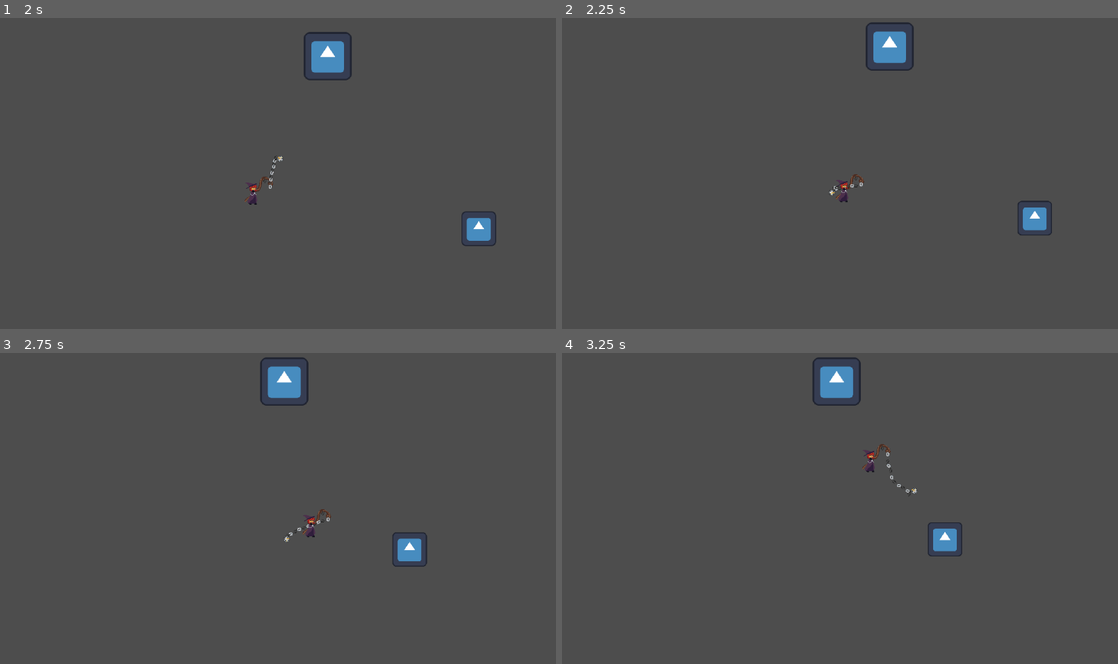
Above: before the commit, frames 1-4 (two rows, left to right).
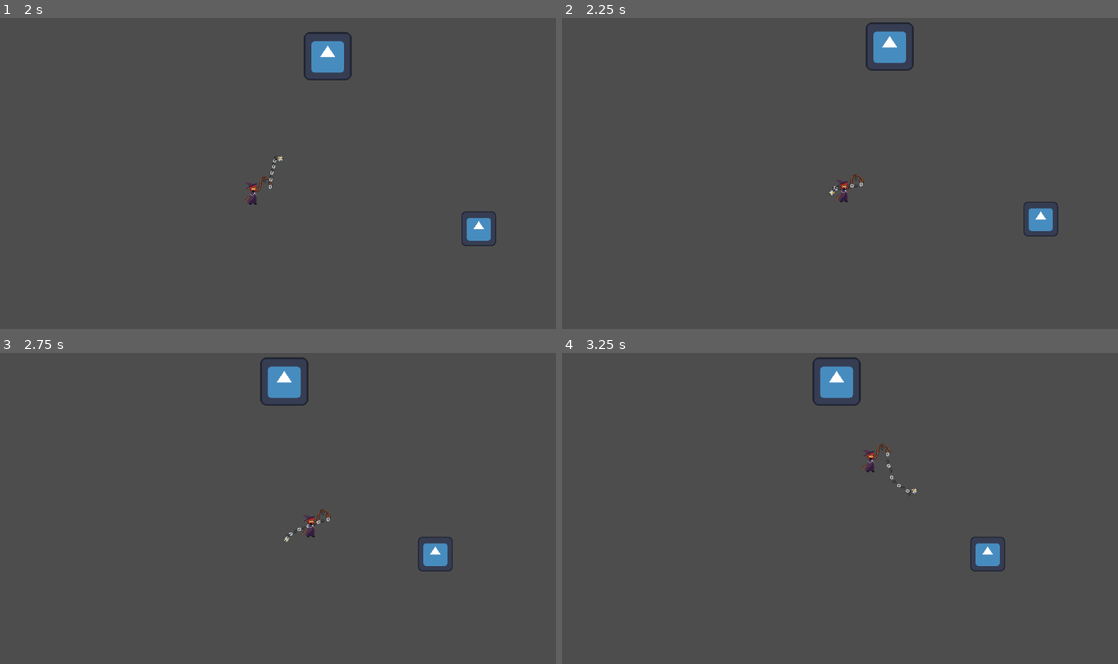
Above: after the commit, the same moments.

Repository: CplCanuck/mru-hacks-2025
Game: Godot game, scene res://Scenes/player_test.tscn
The game is run twice, just before and just after one commit, with the same random seed, the same clock (stepped at 60 frames per second) and the same inputs. This scene is started directly instead of the project's main scene. The engine's default icon, where the game draws it, is replaced by a stand-in: a white triangle on a blue panel in a dark square.
Inputs:
- Up to frame 1 (2 s): tap Enter (ui_accept) at 0.5, 0.77, 1.52 s; hold D (right) 0.53-1.28 s; hold Space (attack) 0.53-1.28 s; hold S (down) from 1.28 s (still down); tap Shift (dash) at 1.35 s
- Up to frame 2 (2.25 s): release S (down) at 2.03 s; hold D (right) from 2.03 s (still down); tap E (interact) at 2.1 s
- Up to frame 3 (2.75 s): keep holding D (right)
- Up to frame 4 (3.25 s): release D (right) at 2.78 s; hold W (up) from 2.78 s (still down); tap Space (attack) at 2.85 s; tap Enter (ui_accept) at 3.02 s

Frame 1 is identical in both runs. In frame 2, 0.4% of the frame differs, in the area x 82-90%, y 58-71%; in frame 3, 0.8%; in frame 4, 0.8%, in the area x 65-80%, y 54-71%.

Commit message:
Enable sorting

Diff:
--- a/Scenes/player_test.tscn
+++ b/Scenes/player_test.tscn
@@ -8,11 +8,6 @@
 [ext_resource type="PackedScene" path="res://Scenes/camera.tscn" id="6_wix4t"]
 [ext_resource type="PackedScene" uid="uid://8e65iqwnyfbm" path="res://Scenes/GrassTileset.tscn" id="7_5n1oj"]
 
-[sub_resource type="NavigationPolygon" id="NavigationPolygon_70u62"]
-vertices = PackedVector2Array(1152.2734, 8.96875, 1170.7031, 651.8672, 9.9609375, 638.1094, 8.03125, 6.0234375)
-polygons = Array[PackedInt32Array]([PackedInt32Array(0, 1, 2, 3)])
-outlines = Array[PackedVector2Array]([PackedVector2Array(0, 648, -2, -4, 1162, -1, 1181, 662)])
-
 [node name="PlayerTest" type="Node2D"]
 
 [node name="Camera" parent="." node_paths=PackedStringArray("player") instance=ExtResource("6_wix4t")]
@@ -20,9 +15,11 @@
 player = NodePath("../Player")
 
 [node name="Player" parent="." instance=ExtResource("1_xjjte")]
+y_sort_enabled = true
 position = Vector2(300, 214)
 
 [node name="Gravestone" parent="." instance=ExtResource("2_acvas")]
+y_sort_enabled = true
 position = Vector2(680, 141)
 text = "Lorem ipsum dolor est"
 
@@ -30,14 +27,13 @@
 
 [node name="DialogueBox" parent="CanvasLayer" instance=ExtResource("3_pm723")]
 
-[node name="NavigationRegion2D" type="NavigationRegion2D" parent="."]
-navigation_polygon = SubResource("NavigationPolygon_70u62")
-
 [node name="EnemyChain" parent="." instance=ExtResource("4_yi8xp")]
+y_sort_enabled = true
 position = Vector2(993, 499)
 
 [node name="BaseEnemy" parent="EnemyChain" instance=ExtResource("4_70u62")]
 scale = Vector2(0.56, 0.56)
 
 [node name="GrassTilemap" parent="." instance=ExtResource("7_5n1oj")]
+z_index = -1
 position = Vector2(304.24847, 262.62952)
Not shown: 1 places in Scenes/player_test.tscn that only renumber resources
